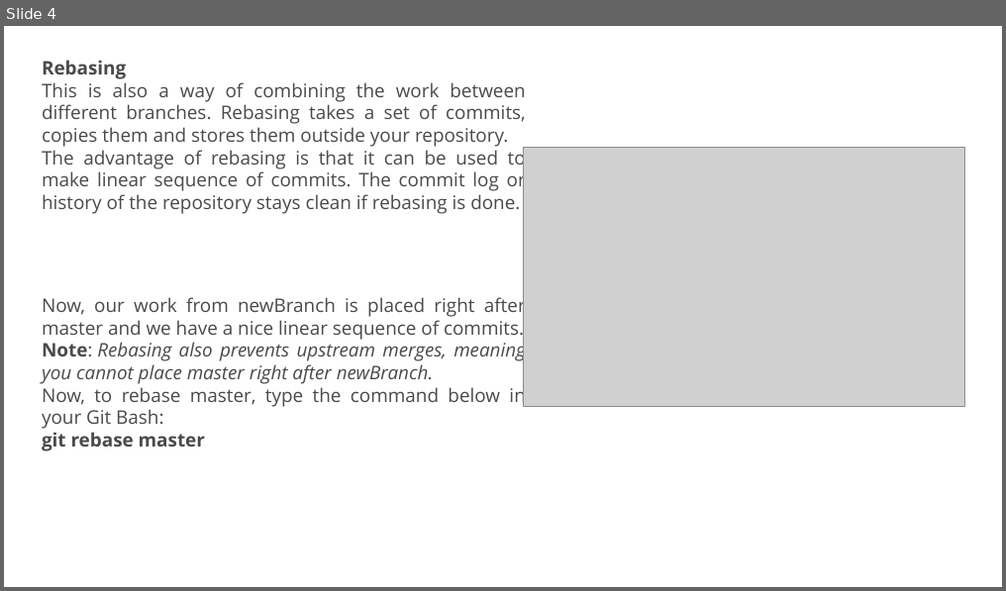
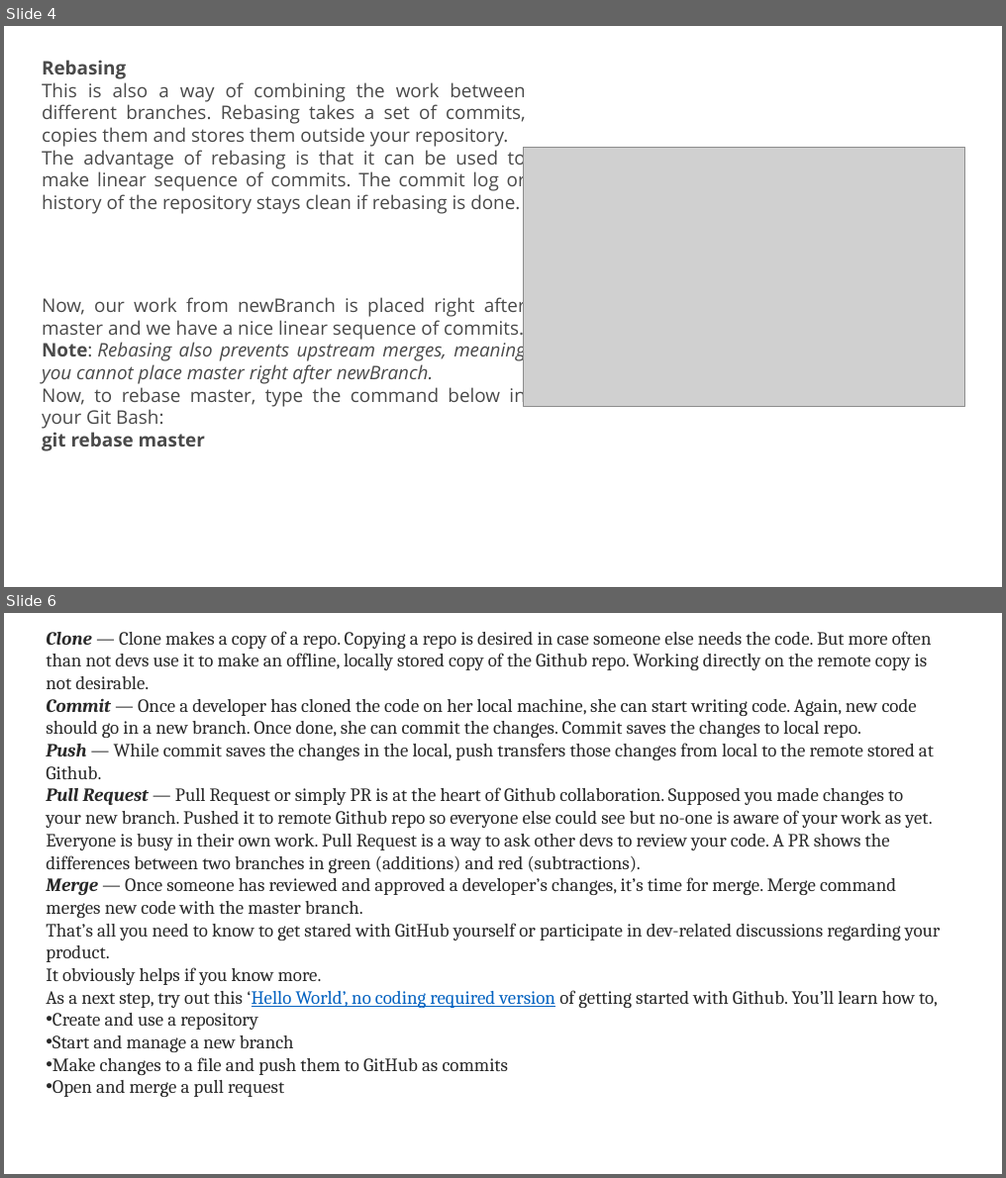
Before and after one commit to ms13-86/test1, a slide deck: Git_Training.pptm. Shown one above the other, each under a label of ours: slide 4 before the commit, slides 4 and 6 after it; the slides between them are not shown. The pictures are 1006x591 and 1006x1178 pixels, drawn with LibreOffice and Linux fonts; fonts in the diff are those of the drawing; grey boxes stand for pictures. Boxes give left, top, right and bottom in pixels: in the first picture for what was removed or moved away, otherwise in the second. Text is boxed around its words. In the diff, an @@ line names an element or a change of style, - is before the commit and + after.

```diff
--- a/Git_Training.pptm
+++ b/Git_Training.pptm
@@ slide 6 added at (x1=4, y1=613, x2=1002, y2=1174), background #FFFFFF @@
@@ text added at (x1=46, y1=631, x2=941, y2=1097), 18 pt, text #292929 @@
+Clone — Clone makes a copy of a repo. Copying a repo is desired in case someone else needs the code. But more often than not devs use it to make an offline, locally stored copy of the Github repo. Working directly on the remote copy is not desirable.
+Commit — Once a developer has cloned the code on her local machine, she can start writing code. Again, new code should go in a new branch. Once done, she can commit the changes. Commit saves the changes to local repo.
+Push — While commit saves the changes in the local, push transfers those changes from local to the remote stored at Github.
+Pull Request — Pull Request or simply PR is at the heart of Github collaboration. Supposed you made changes to your new branch. Pushed it to remote Github repo so everyone else could see but no-one is aware of your work as yet. Everyone is busy in their own work. Pull Request is a way to ask other devs to review your code. A PR shows the differences between two branches in green (additions) and red (subtractions).
+Merge — Once someone has reviewed and approved a developer’s changes, it’s time for merge. Merge command merges new code with the master branch.
+That’s all you need to know to get stared with GitHub yourself or participate in dev-related discussions regarding your product.
+It obviously helps if you know more.
+As a next step, try out this ‘Hello World’, no coding required version of getting started with Github. You’ll learn how to,
+• Create and use a repository
+• Start and manage a new branch
+• Make changes to a file and push them to GitHub as commits
+• Open and merge a pull request
```
Also in this commit, not shown: 1 other slide added.
